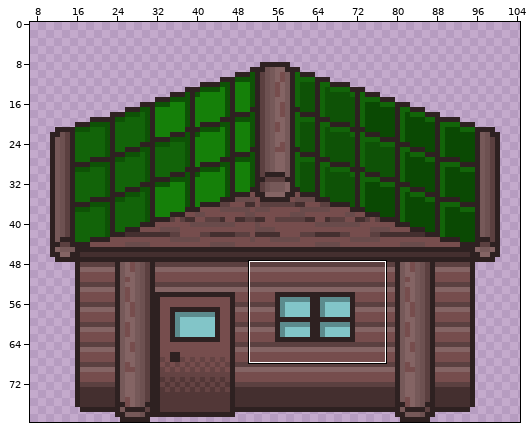
One commit to this sprite sheet: Fantasy Balkan Simulator/sprites/green_house_sprite/297e3d64-d2bb-4fb0-8dd5-dd91f4c4bb35.png. Above: a wide view before the commit, with the close-up outlined.
Close-up. Before the edit:
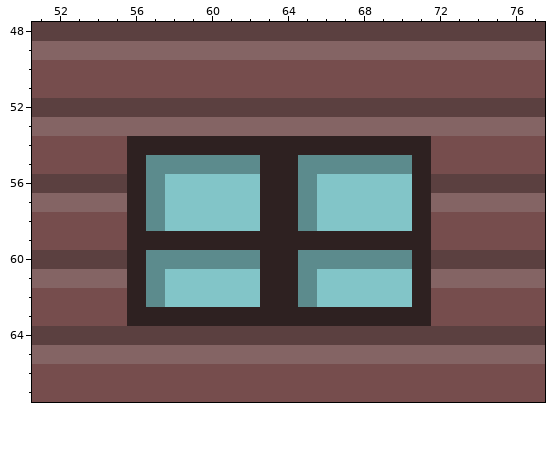
The file is 112x80 pixels. Shown: x 51..77, y 48..67. The wide view leaves out empty margins. The commit also changed other parts of the picture, which this record leaves out.
The same view after the edit:
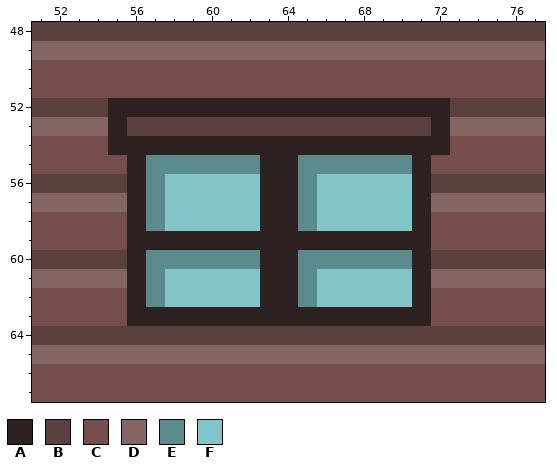
Palette (. is transparent): A #2e2121  B #5b4040  C #764d4d  D #846464  E #5c8b8d  F #82c5c8
The edit:
@@ x 51..77 @@
 51 CCCCCCCCCCCCCCCCCCCCCCCCCCC
-52 BBBBBBBBBBBBBBBBBBBBBBBBBBB
-53 DDDDDDDDDDDDDDDDDDDDDDDDDDD
-54 CCCCCAAAAAAAAAAAAAAAACCCCCC
+52 BBBBAAAAAAAAAAAAAAAAAABBBBB
+53 DDDDABBBBBBBBBBBBBBBBADDDDD
+54 CCCCAAAAAAAAAAAAAAAAAACCCCC
 55 CCCCCAEEEEEEAAEEEEEEACCCCCC
Where, in picture pixels (left, top, right, bottom), the same in both close-ups:
changed: (108, 98, 450, 155)
